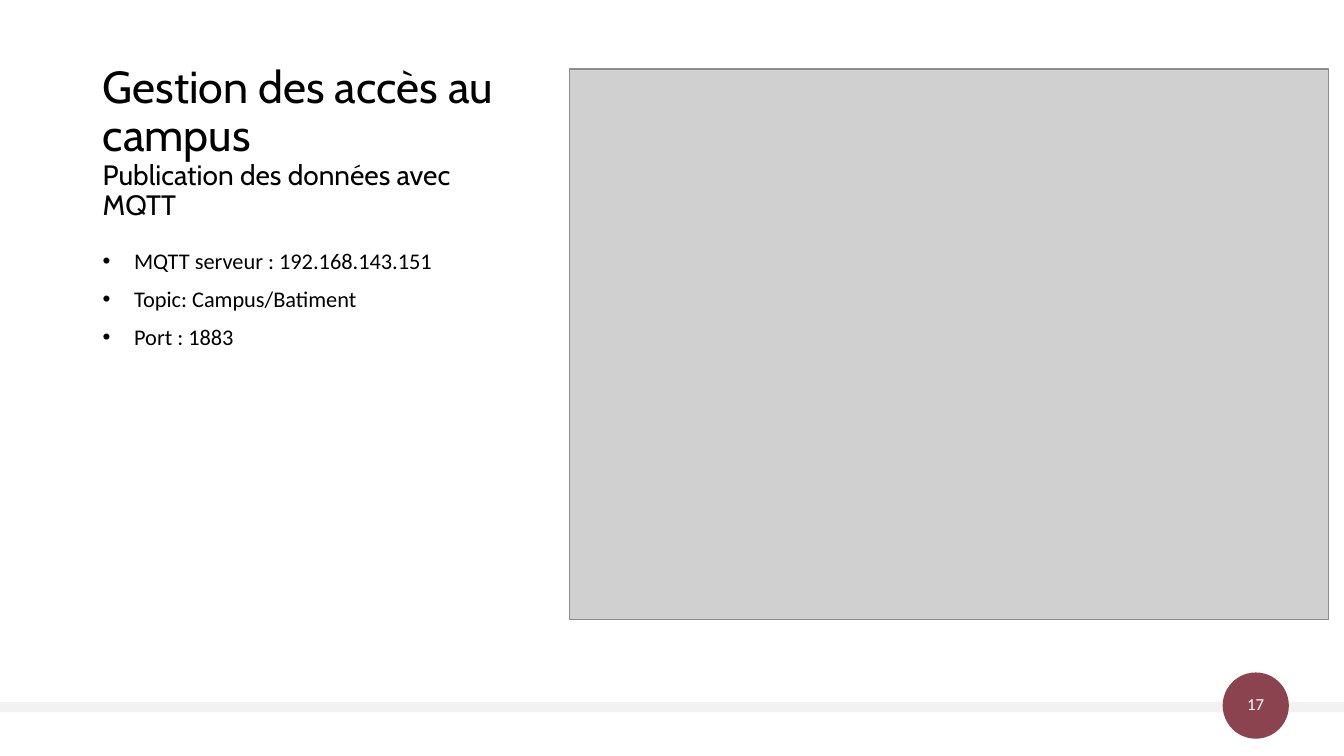
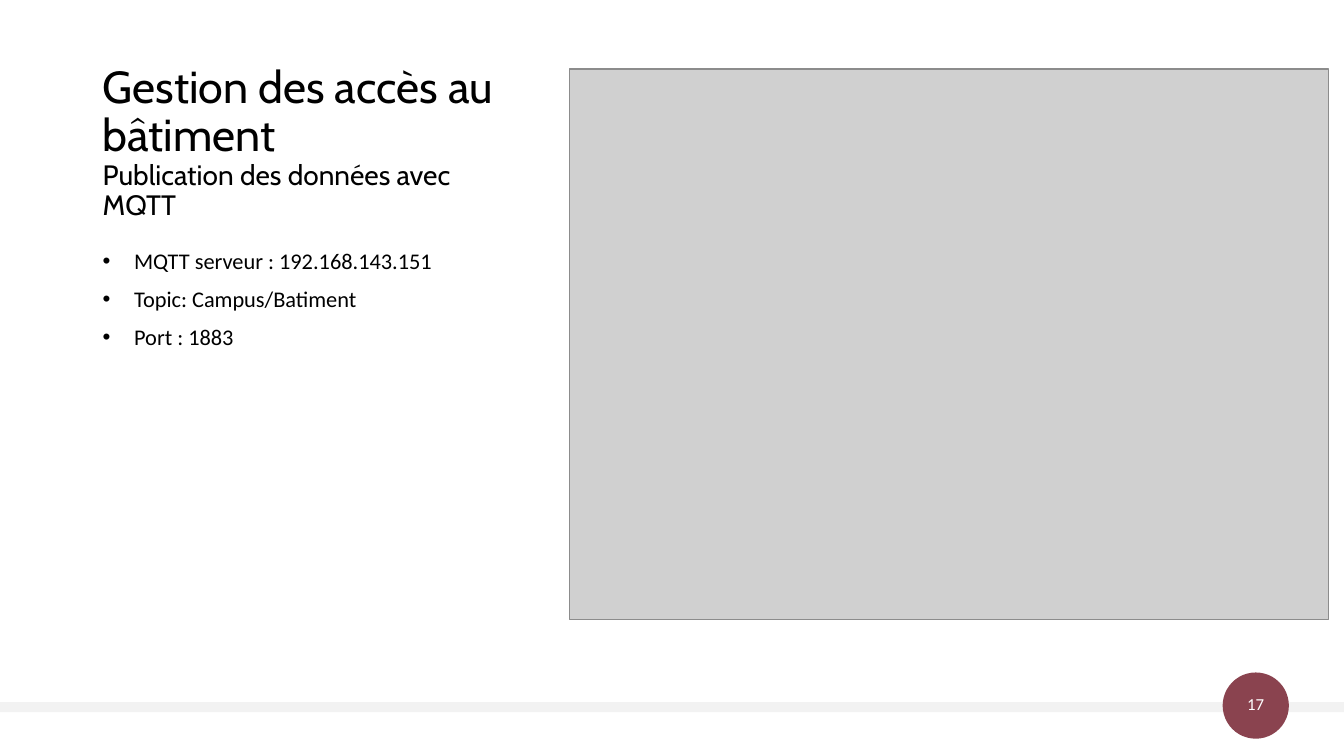
Before and after one commit to AlexandreSaxemard/GestionAccesBatiment, a slide deck: slide 17 of Docs/Gestion des accès au bâtiment.pptx. Drawn at 1344x756 pixels with LibreOffice and Linux fonts; fonts in the diff are those of the drawing; grey boxes stand for pictures. Boxes give left, top, right and bottom in pixels: in the first picture for what was removed or moved away, otherwise in the second. Text is boxed around its words. In the diff, an @@ line names an element or a change of style, - is before the commit and + after.

```diff
--- a/Docs/Gestion des accès au bâtiment.pptx
+++ b/Docs/Gestion des accès au bâtiment.pptx
@@ title at bbox=[103, 69, 493, 216]: text changed @@
-Gestion des accès au campus
-Publication des données avec MQTT
+Gestion des accès au bâtiment
+Publication des données avec MQTT
```
Also in this commit, not shown: 7 other slides changed, 1 slide added.
